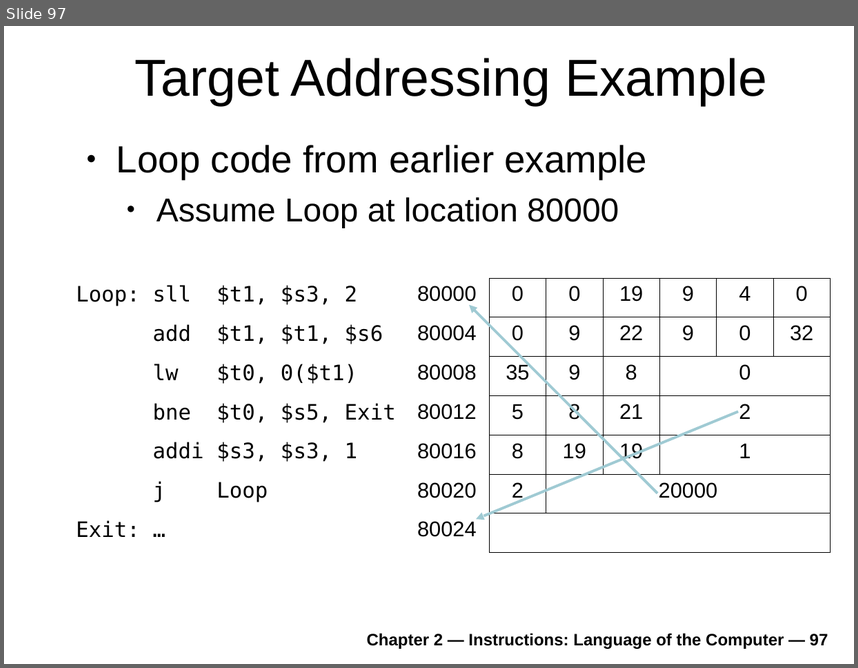
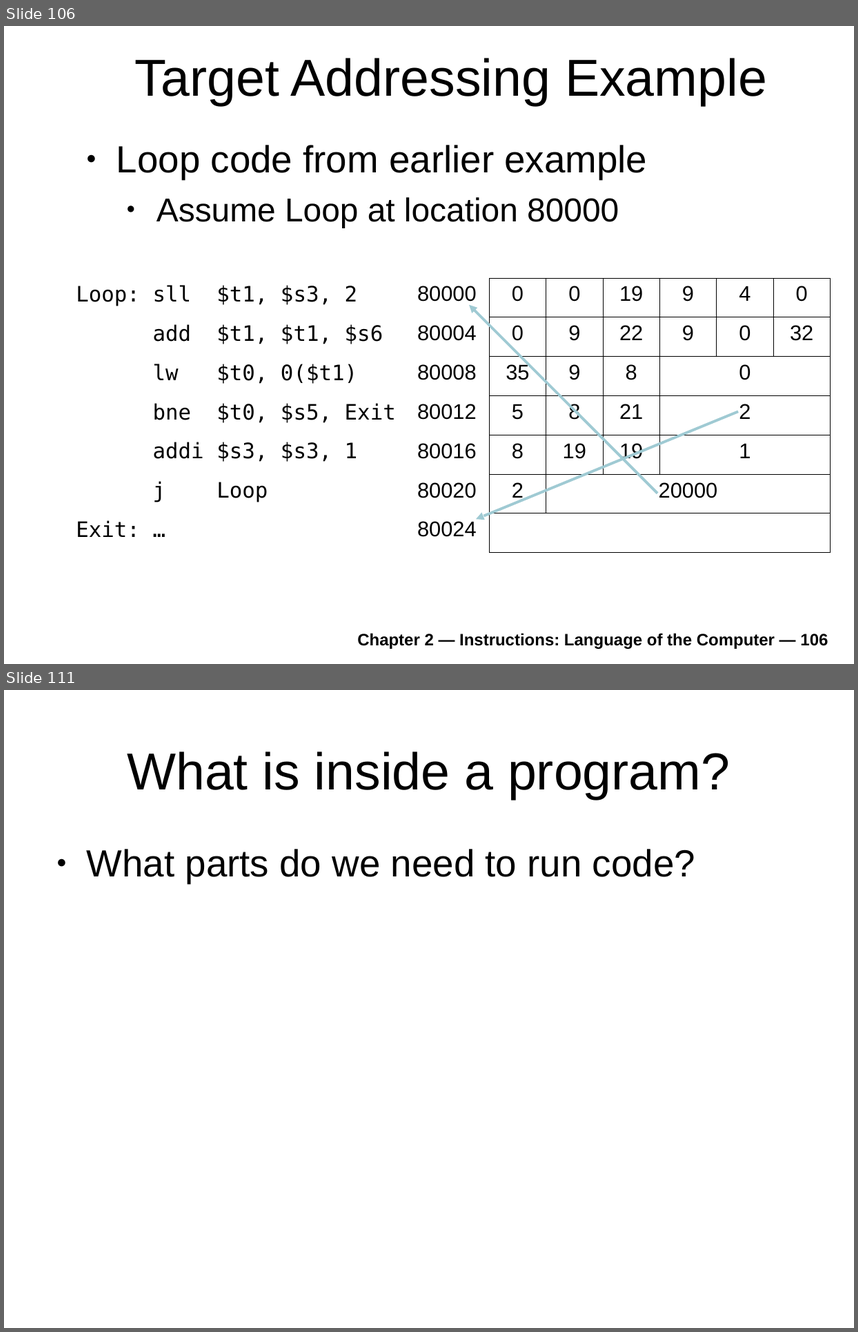
Before and after one commit to antonburtsev/cs3810, a slide deck: lectures/lecture04-mips/lecture-04-mips.odp. Shown one above the other, each under a label of ours: slide 97 before the commit, slides 106 and 111 after it; the slides between them are not shown. The pictures are 858x668 and 858x1332 pixels, drawn with LibreOffice and Linux fonts; fonts in the diff are those of the drawing. Boxes give left, top, right and bottom in pixels: in the first picture for what was removed or moved away, otherwise in the second. Text is boxed around its words. In the diff, an @@ line names an element or a change of style, - is before the commit and + after.

```diff
--- a/lectures/lecture04-mips/lecture-04-mips.odp
+++ b/lectures/lecture04-mips/lecture-04-mips.odp
@@ slide 111 added at box(4, 690, 854, 1328), background #FFFFFF @@
@@ title added at box(127, 751, 730, 799), 44 pt, text #000000 @@
+What is inside a program?
@@ text added at box(87, 849, 695, 883), 32 pt, text #000000 @@
+● What parts do we need to run code?
@@ what was slide 97 is now slide 106 @@
@@ text at box(357, 633, 828, 648): text changed @@
-Chapter 2 — Instructions: Language of the Computer — 97
+Chapter 2 — Instructions: Language of the Computer — 106
```
Also in this commit, not shown: 1 slide changed, 28 other slides added, 1 slide removed, 1 other file.
